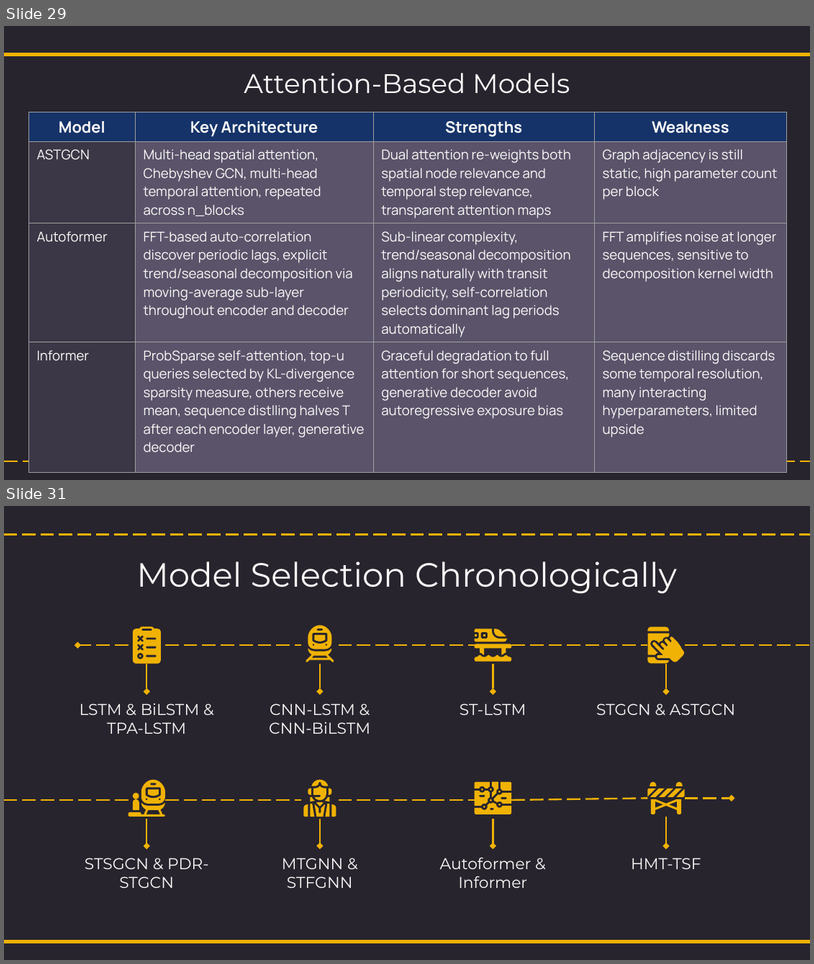
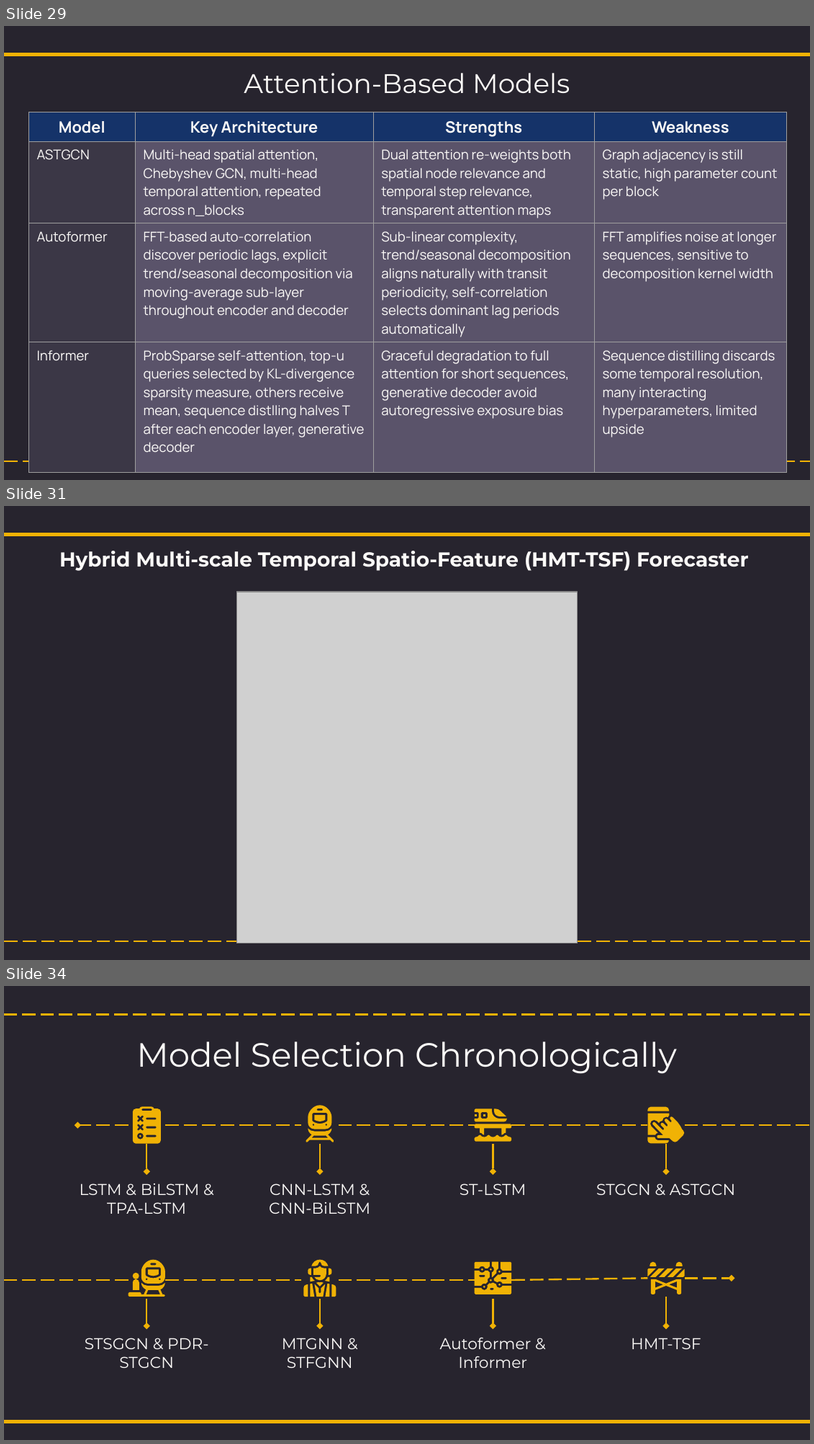
Before and after one commit to NightfuryEquinn/Ridership, a slide deck: docs/24202141_yipzixian_p1_presentation_revised.pptx. Shown one above the other, each under a label of ours: slides 29 and 31 before the commit, slides 29, 31 and 34 after it; the slides between them are not shown. The pictures are 814x964 and 814x1444 pixels, drawn with LibreOffice and Linux fonts; fonts in the diff are those of the drawing; grey boxes stand for pictures. Boxes give left, top, right and bottom in pixels: in the first picture for what was removed or moved away, otherwise in the second. Text is boxed around its words. In the diff, an @@ line names an element or a change of style, - is before the commit and + after.

```diff
--- a/docs/24202141_yipzixian_p1_presentation_revised.pptx
+++ b/docs/24202141_yipzixian_p1_presentation_revised.pptx
@@ slide 31 added at [4, 506, 810, 960], background #27242E; not listed: 2 template elements that a slide beside it also shows @@
@@ text added at [59, 551, 748, 571], 18 pt, text #FCFAF8, bold @@
+Hybrid Multi-scale Temporal Spatio-Feature (HMT-TSF) Forecaster
@@ picture added at [237, 592, 578, 943] @@
@@ what was slide 31 is now slide 34 @@
```
Also in this commit, not shown: 4 slides changed, 2 other slides added, 33 other files.
